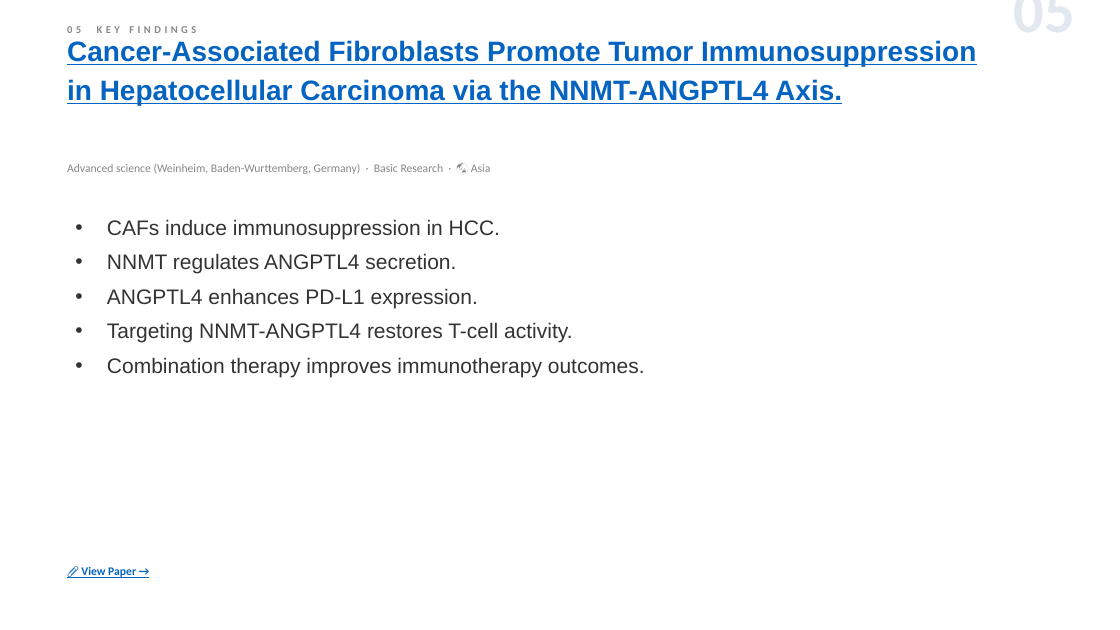
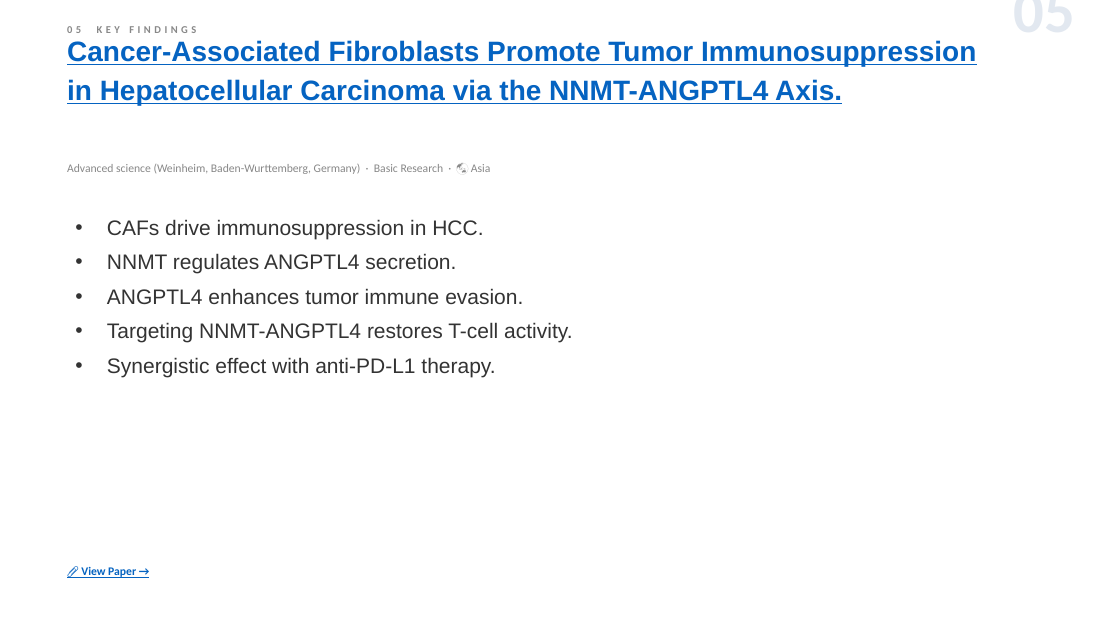
Before and after one commit to jejenhu-maker/hcc-weekly-digest, a slide deck: slide 7 of docs/digest-en.pptx. Drawn at 1120x630 pixels with LibreOffice and Linux fonts; fonts in the diff are those of the drawing. Boxes give left, top, right and bottom in pixels: in the first picture for what was removed or moved away, otherwise in the second. Text is boxed around its words. In the diff, an @@ line names an element or a change of style, - is before the commit and + after.

```diff
--- a/docs/digest-en.pptx
+++ b/docs/digest-en.pptx
@@ text at (x1=107, y1=219, x2=483, y2=239): text changed @@
-• CAFs induce immunosuppression in HCC.
+• CAFs drive immunosuppression in HCC.
@@ text at (x1=107, y1=288, x2=523, y2=304): text changed @@
-• ANGPTL4 enhances PD-L1 expression.
+• ANGPTL4 enhances tumor immune evasion.
@@ text at (x1=107, y1=357, x2=495, y2=377): text changed @@
-• Combination therapy improves immunotherapy outcomes.
+• Synergistic effect with anti-PD-L1 therapy.
```
Also in this commit, not shown: 10 other slides changed, 1 slide added, 4 other files.
